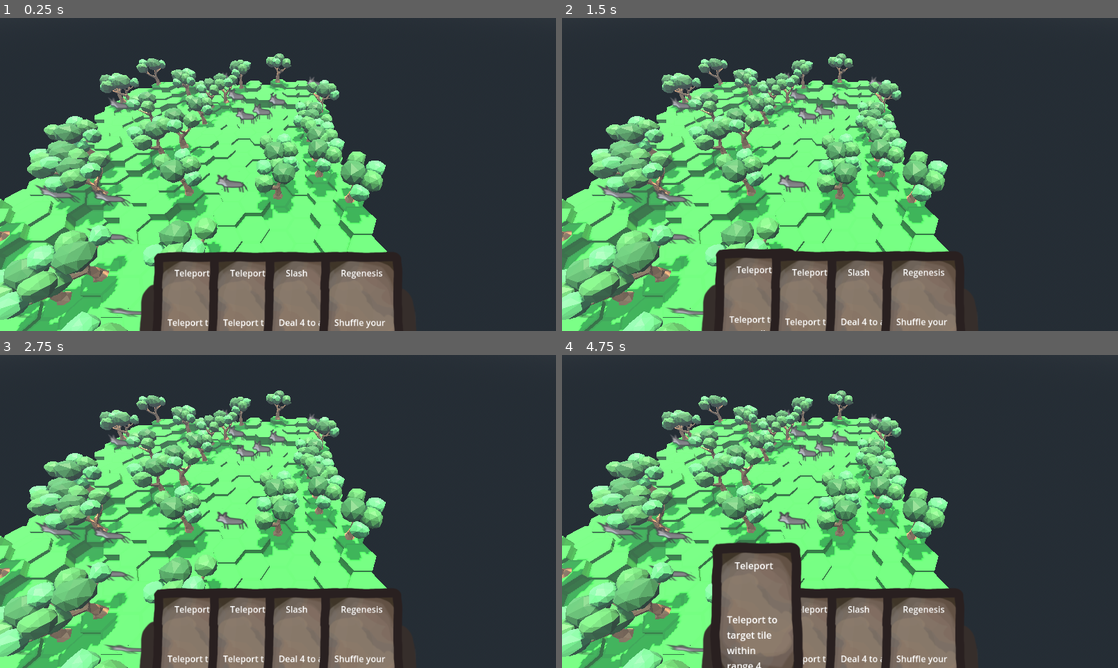
Above: before the commit, frames 1-4 (two rows, left to right).
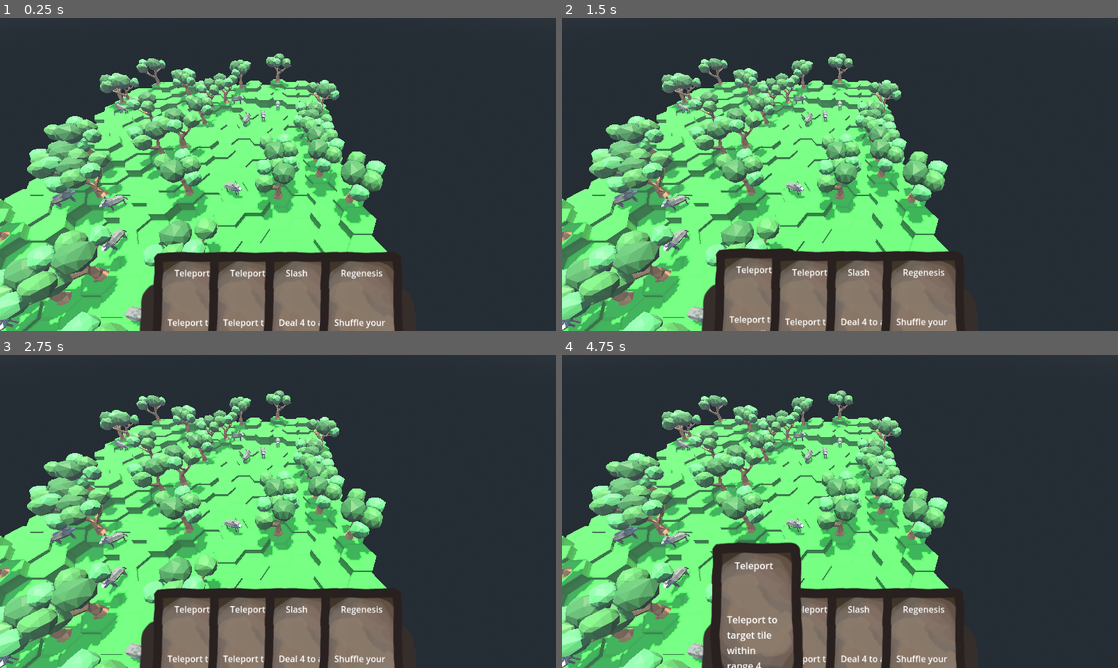
Above: after the commit, the same moments.

Repository: Boyquotes/nomad-realms-expeditions
Game: Godot game, scene res://NREGameContext.tscn
Two runs of this game, one before a commit and one after it. Both use one fixed random seed, a clock stepped at 60 frames per second and the inputs below.
Inputs (mouse positions are in pixels of both pictures, inside the frame that each line leads up to):
- Up to frame 1 (0.25 s): no input
- Up to frame 2 (1.5 s): drag from (840, 136) to (756, 315) at 0.52 s; drag from (728, 190) to (840, 136) at 1.27 s
- Up to frame 3 (2.75 s): tap Enter at 2 s; move the mouse to (333, 442) at 2.02 s; click (333, 442) at 2.1 s
- Up to frame 4 (4.75 s): tap Space at 2.75, 4.25 s; drag from (812, 574) to (840, 489) at 2.77 s; tap Enter at 3.5 s; move the mouse to (1006, 558) at 3.52 s; click (1006, 558) at 3.6 s; drag from (673, 464) to (756, 652) at 4.27 s

The runs differ from the first frame. In frame 1, 1.8% of the frame differs, in the area x 0-58%, y 17-100%; in frame 2, 1.8%; in frame 3, 1.8%; in frame 4, 1.8%.

Commit message:
Add wolf 3D model, fix wolf highlighting

Diff:
--- a/Scenes/Model/GameObject/WolfActor.gd
+++ b/Scenes/Model/GameObject/WolfActor.gd
@@ -1,2 +1,15 @@
 extends CardPlayer
 class_name WolfActor
+
+@export var highlight_flash: ShaderMaterial
+@onready var mesh: MeshInstance3D = $wolf/Cube
+
+func _ready():
+	rotate_y(randf_range(0, TAU))
+
+func set_highlighted(h: bool) -> void:
+	super.set_highlighted(h)
+	if h:
+		mesh.material_overlay = highlight_flash
+	else:
+		mesh.material_overlay = null
--- a/Scenes/Model/GameObject/WolfActor.tscn
+++ b/Scenes/Model/GameObject/WolfActor.tscn
@@ -1,21 +1,24 @@
-[gd_scene load_steps=4 format=3 uid="uid://das3vkks37pdg"]
+[gd_scene load_steps=5 format=3 uid="uid://das3vkks37pdg"]
 
 [ext_resource type="Script" path="res://Scenes/Model/GameObject/WolfActor.gd" id="1_rbgyr"]
-[ext_resource type="Texture2D" uid="uid://dxh6c5p0qqot8" path="res://Assets/2D/wolf.png" id="2_0ab35"]
+[ext_resource type="PackedScene" uid="uid://q4l0qdgcm7ry" path="res://Assets/3D/wolf.glb" id="2_2dhlc"]
+[ext_resource type="Material" uid="uid://bbg40pikh1ndj" path="res://Assets/3D/highlight_flash.tres" id="2_2ip5l"]
 
 [sub_resource type="CapsuleShape3D" id="CapsuleShape3D_3jld8"]
+radius = 0.3
+height = 1.3
 
 [node name="WolfActor" type="Node3D"]
 script = ExtResource("1_rbgyr")
+highlight_flash = ExtResource("2_2ip5l")
 
-[node name="Sprite3D" type="Sprite3D" parent="."]
-transform = Transform3D(0.1, 0, 0, 0, 0.1, 0, 0, 0, 0.1, 0, 1, 0)
-texture = ExtResource("2_0ab35")
+[node name="wolf" parent="." instance=ExtResource("2_2dhlc")]
+transform = Transform3D(0.35, 0, 0, 0, 0.35, 0, 0, 0, 0.35, 4.76837e-07, 0, 0)
 
 [node name="CollisionArea" type="Area3D" parent="."]
 collision_layer = 12
 collision_mask = 0
 
 [node name="CollisionShape3D" type="CollisionShape3D" parent="CollisionArea"]
-transform = Transform3D(-4.37114e-08, -1, 0, 1, -4.37114e-08, 0, 0, 0, 1, 0, 0.8, 0)
+transform = Transform3D(0.143613, -0.989634, 0, 0.989634, 0.143613, 0, 0, 0, 1, -0.0169554, 0.62063, 0)
 shape = SubResource("CapsuleShape3D_3jld8")
Binary file added: Assets/3D/wolf.glb
Not shown, added: Assets/3D/wolf.glb.import
Not shown, changed: Art/3D/wolf.blend
Not shown, added: Art/3D/wolf.blend1
